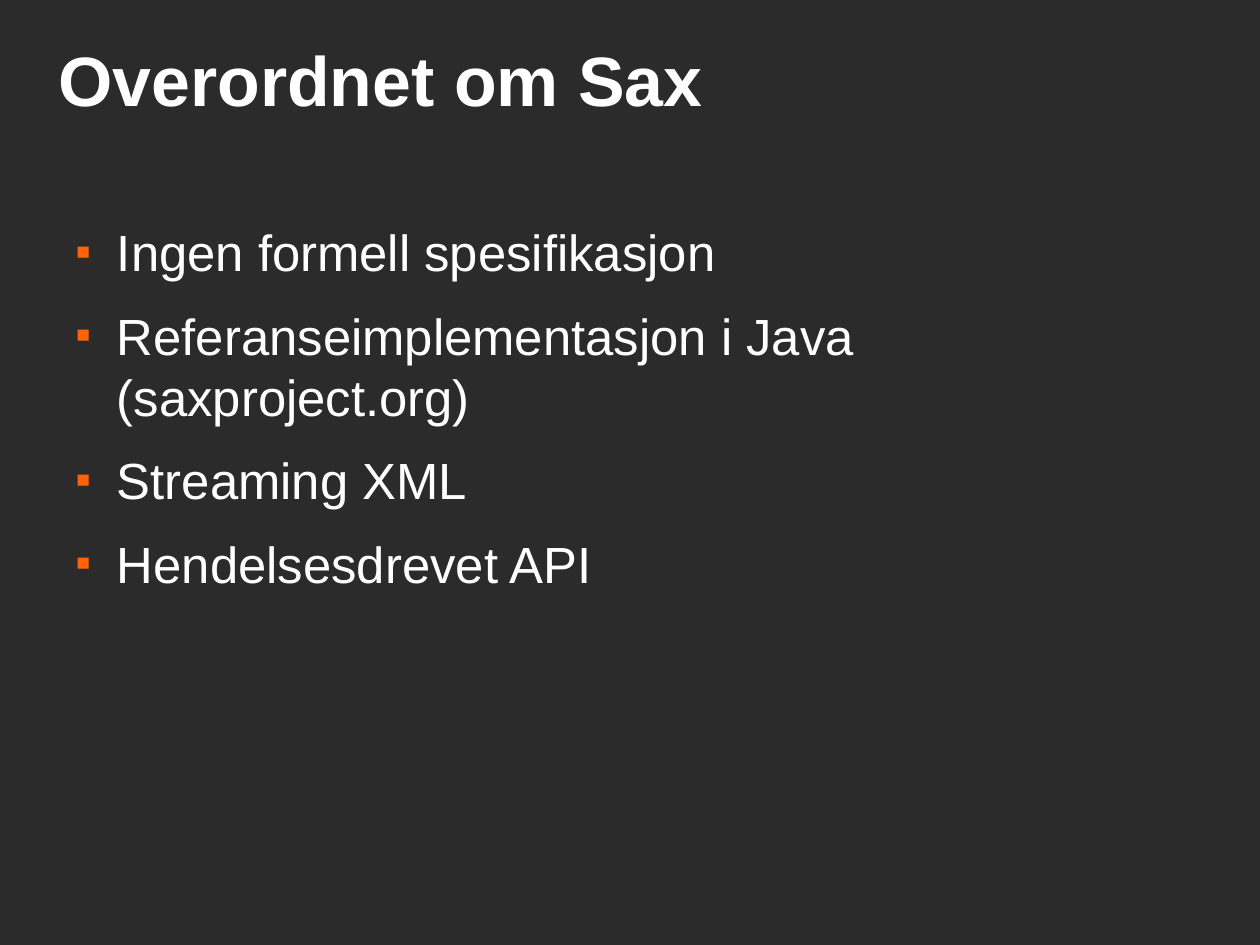
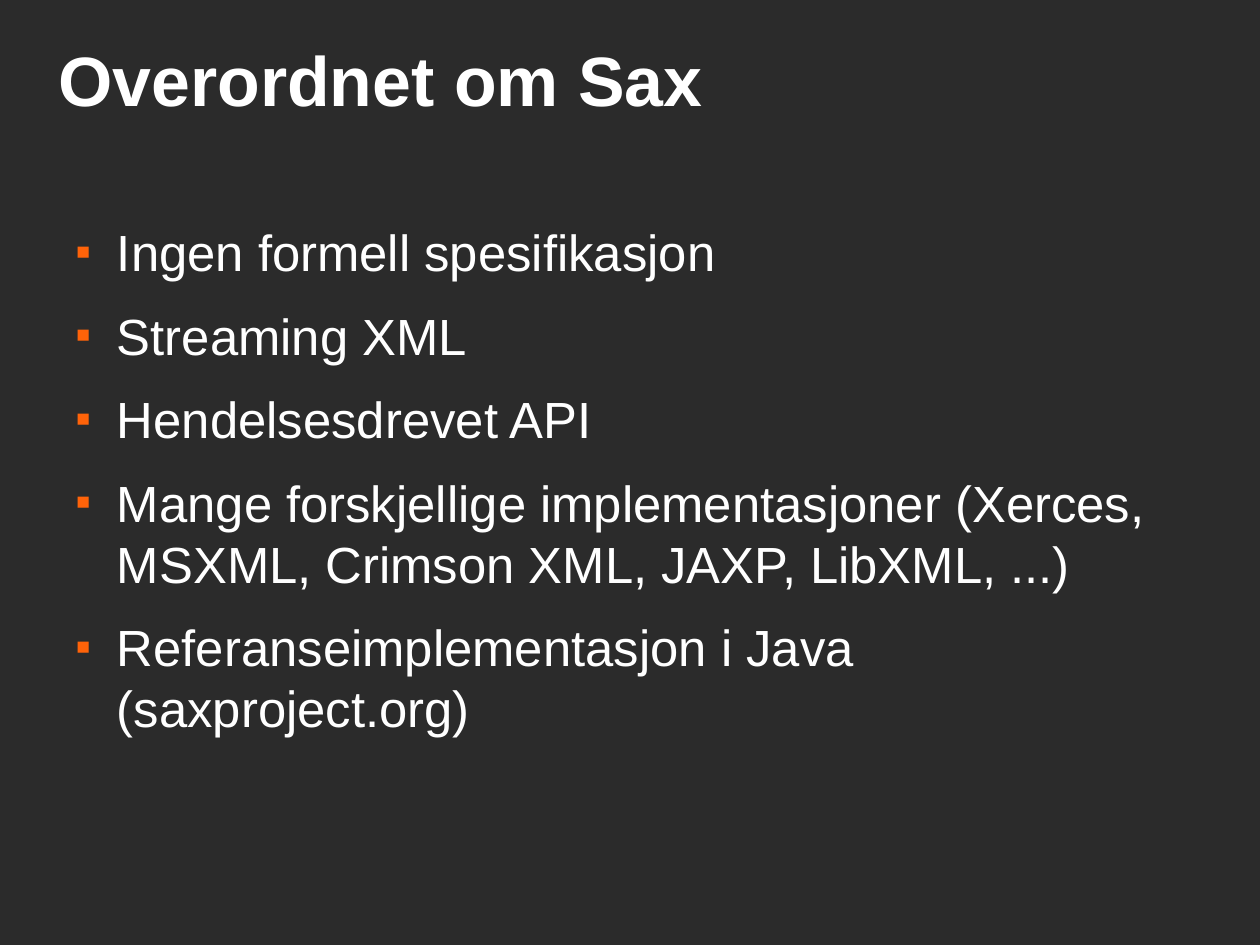
Before and after one commit to andrerav/xqft-parser, a slide deck: slide 2 of doc/sax.odp. Drawn at 1260x945 pixels with LibreOffice and Linux fonts; fonts in the diff are those of the drawing; background and template pictures are left out; a plain dark background stands for a picture behind light text. Boxes give left, top, right and bottom in pixels: in the first picture for what was removed or moved away, otherwise in the second. Text is boxed around its words. In the diff, an @@ line names an element or a change of style, - is before the commit and + after.

```diff
--- a/doc/sax.odp
+++ b/doc/sax.odp
@@ text at <box>117,318,853,426</box>: paragraph removed @@
-■ Referanseimplementasjon i Java (saxproject.org)
@@ text at <box>117,485,1144,738</box>: paragraphs added @@
+■ Mange forskjellige implementasjoner (Xerces, MSXML, Crimson XML, JAXP, LibXML, ...)
+■ Referanseimplementasjon i Java (saxproject.org)
```
Also in this commit, not shown: 6 other slides changed.
